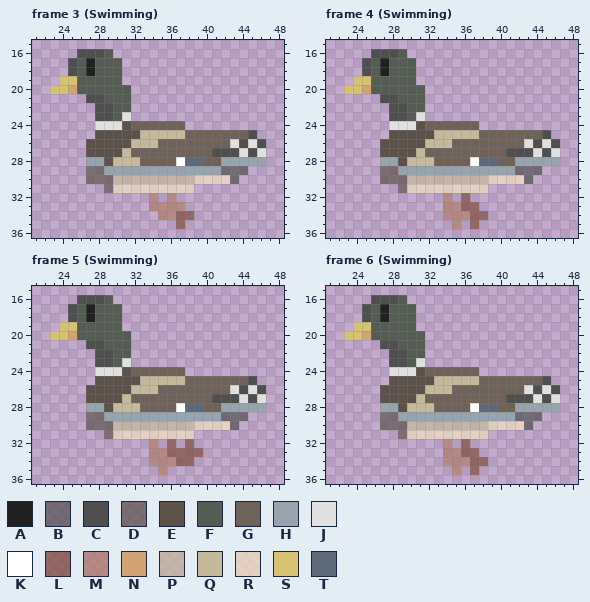
Two versions of one pixel-art file, Assets/Graphics/Characters/Birds/Mallard.aseprite. That is the earlier state.
64x64 pixels, 37 frames. Colours within 5 levels of each other are drawn and written as one. Shown: frame 3 (Swimming): x 21..48, y 15..36; frame 4 (Swimming): x 21..48, y 15..36; frame 5 (Swimming): x 21..48, y 15..36; frame 6 (Swimming): x 21..48, y 15..36. The commit also changed other frames, which this record leaves out.
Palette (. is transparent): A #212121  B #4f4f4fb0  C #4f4f4f  D #5c524ab0  E #5c524a  F #555c54  G #6e625a  H #97a3ad  J #e0e0e0  K #ffffff  L #7d4938b0  M #b07c63b0  N #d1a273  P #c5b99bb0  Q #c5b99b  R #f2e3bfb0  S #d7c172  T #5d6978
The result:
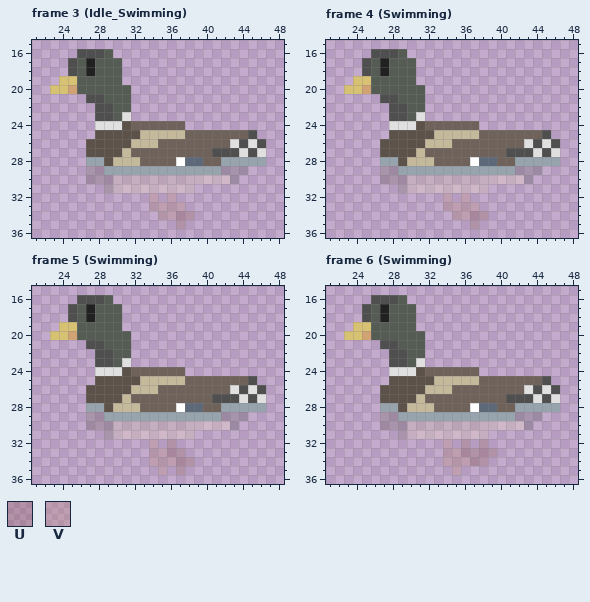
Colours new in this view: U #7d493840  V #b07c6340
From old to new:
layer "Layer 3" opacity 69% -> 25%
@@ palette @@
-B #4f4f4fb0
+B #4f4f4f40
-D #5c524ab0
+D #5c524a40
-P #c5b99bb0
+P #c5b99b40
-R #f2e3bfb0
+R #f2e3bf40
--- frame 3 (Idle_Swimming)
@@ x 32..40 @@
 31 RRRRRRR..
-32 ..M.M....
-33 ..MMMM...
-34 ...MMLL..
-35 .....L...
+32 ..V.V....
+33 ..VVVV...
+34 ...VVUU..
+35 .....U...
 36 .........
--- frame 4 (Swimming)
@@ x 32..40 @@
 31 RRRRRRR..
-32 ..M.L....
-33 ..MMLL...
-34 ..MMMLL..
-35 ...M.L...
+32 ..V.V....
+33 ..VVVV...
+34 ...VVUU..
+35 .....U...
 36 .........
--- frame 5 (Swimming)
@@ x 32..41 @@
 31 RRRRRRR...
-32 ..M.L.L...
-33 ..MMLLLL..
-34 ..MMMLL...
-35 ...M......
+32 ..V.U.....
+33 ..VVUU....
+34 ..VVVUU...
+35 ...V.U....
 36 ..........
--- frame 6 (Swimming)
@@ x 32..41 @@
 31 RRRRRRR...
-32 ..M.L.....
-33 ..MMLL....
-34 ..MMMLL...
-35 ...M.L....
+32 ..V.U.U...
+33 ..VVUUUU..
+34 ..VVVUU...
+35 ...V......
 36 ..........
Where, in picture pixels (left, top, right, bottom), the same in both pictures:
changed: (86, 166, 248, 229)
changed: (380, 166, 542, 229)
changed: (86, 412, 248, 475)
changed: (380, 412, 542, 475)
